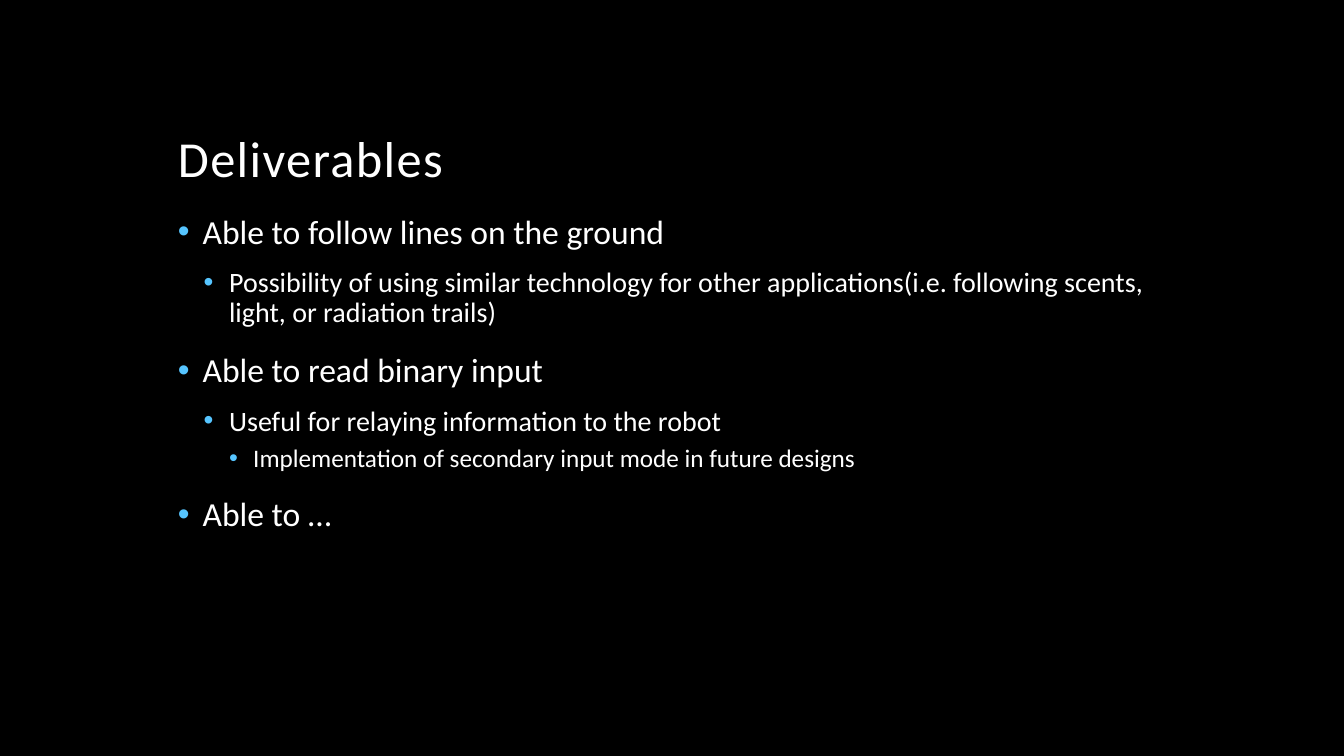
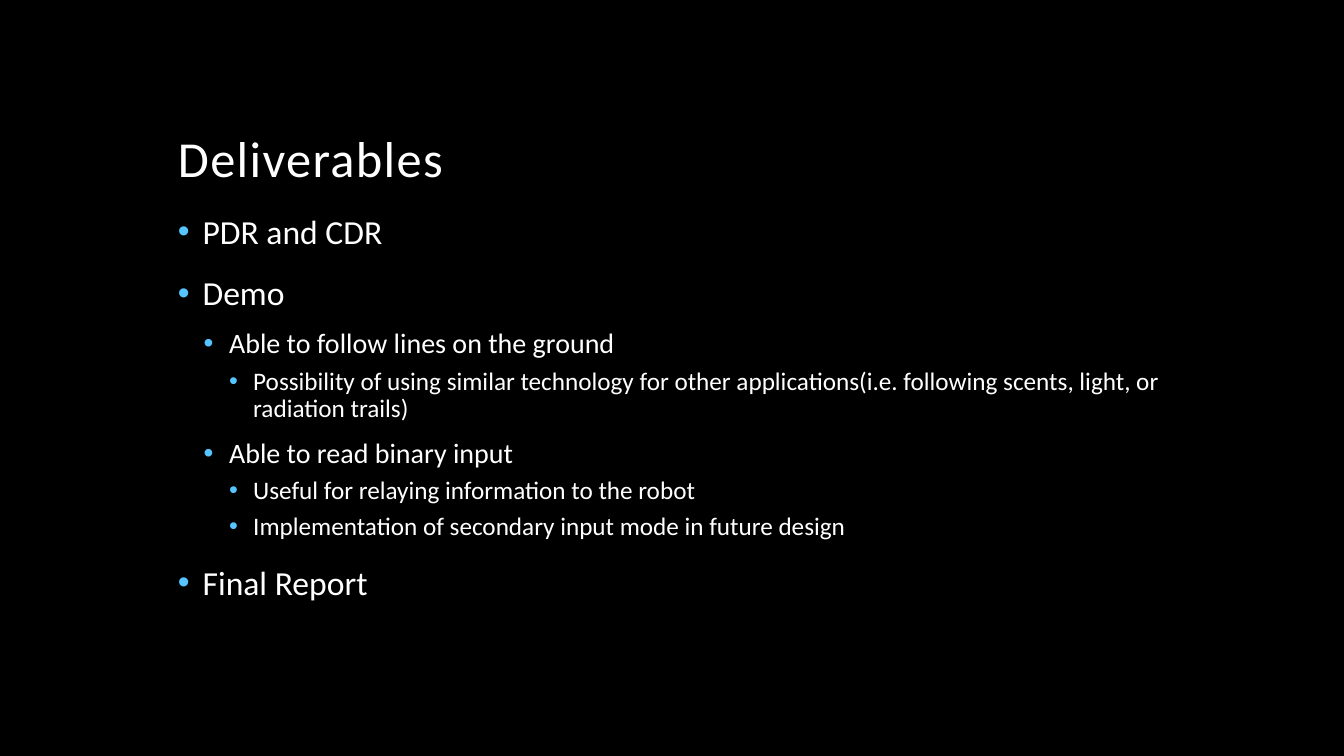
Before and after one commit to colonelCasey94/ECE372Final, a slide deck: slide 12 of Preluminary Design Report.pptx. Drawn at 1344x756 pixels with LibreOffice and Linux fonts; fonts in the diff are those of the drawing; background and template pictures are left out. Boxes give left, top, right and bottom in pixels: in the first picture for what was removed or moved away, otherwise in the second. Text is boxed around its words. In the diff, an @@ line names an element or a change of style, - is before the commit and + after.

```diff
--- a/Preluminary Design Report.pptx
+++ b/Preluminary Design Report.pptx
@@ text at box(203, 220, 382, 306): paragraphs added @@
+• PDR and CDR
+• Demo
@@ text at box(229, 333, 1158, 504): size 24 to 20 pt in "Able to follow lines on the ground", "Able to read binary input"; size 20 to 18 pt in "Possibility of using similar technology for other ...", "Useful for relaying information to the robot"; list level 1 to 2 in "Able to follow lines on ..."; list level 2 to 3 in "Possibility of using similar technology ..."; list level 1 to 2 in "Able to read binary input"; list level 2 to 3 in "Useful for relaying information to ..." @@
@@ text at box(203, 517, 845, 601): text changed @@
-    • Implementation of secondary input mode in future designs
-• Able to …
+    • Implementation of secondary input mode in future design
+• Final Report
```
Also in this commit, not shown: 5 other slides changed.
